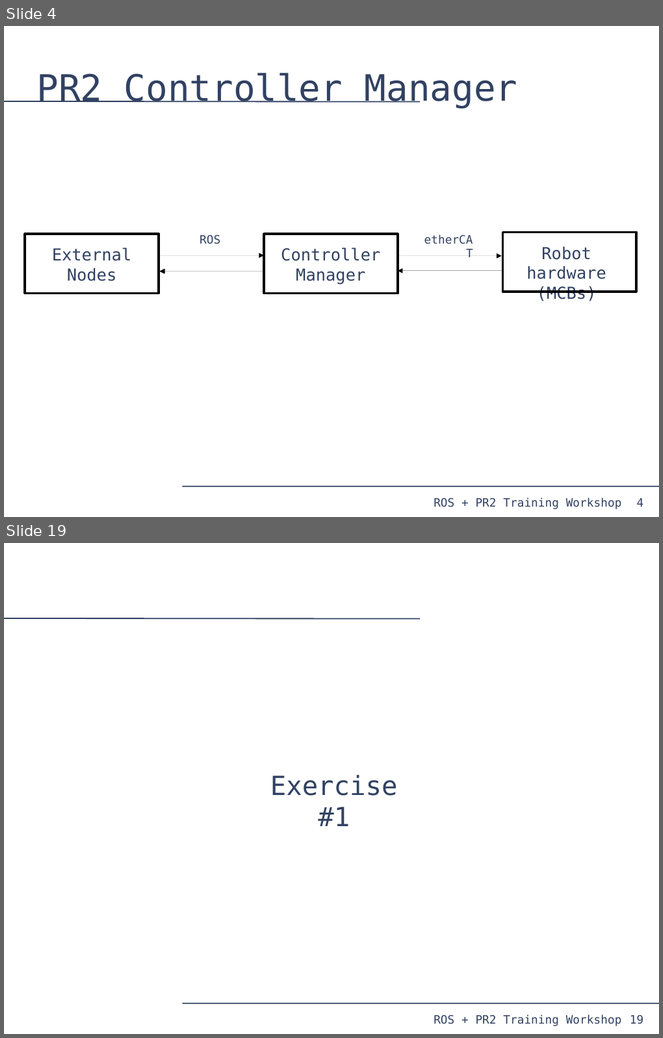
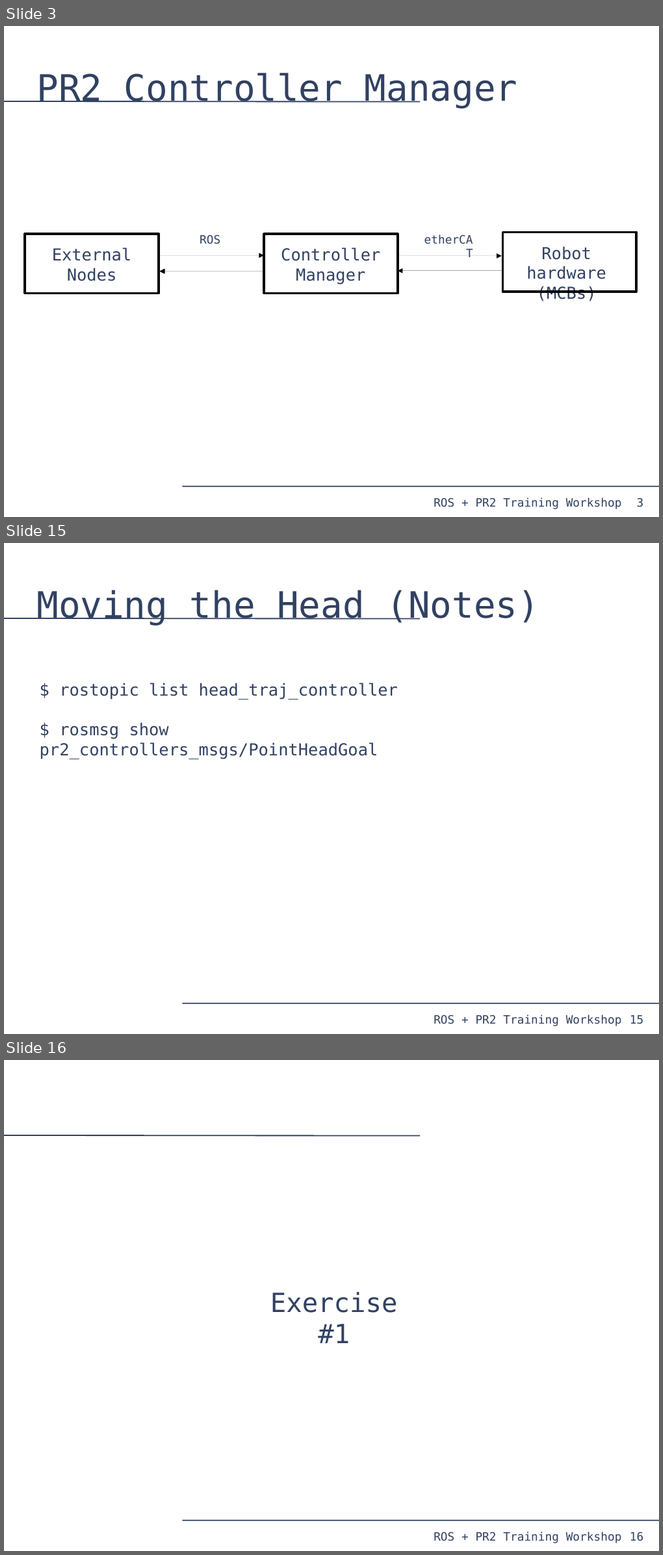
Before and after one commit to PR2/pr2_docs, a slide deck: pr2_training_workshop/moving_mechanism/slides.odp. Shown one above the other, each under a label of ours: slides 4 and 19 before the commit, slides 3, 15 and 16 after it; the slides between them are not shown. The pictures are 663x1038 and 663x1555 pixels, drawn with LibreOffice and Linux fonts; fonts in the diff are those of the drawing. Boxes give left, top, right and bottom in pixels: in the first picture for what was removed or moved away, otherwise in the second. Text is boxed around its words. In the diff, an @@ line names an element or a change of style, - is before the commit and + after.

Commit message:
Presentation stripped to be a demonstration, finished up to trajectory/arm control.

```diff
--- a/pr2_training_workshop/moving_mechanism/slides.odp
+++ b/pr2_training_workshop/moving_mechanism/slides.odp
@@ slide 15 added at box(4, 543, 659, 1034), background #FFFFFF; not listed: 4 template elements that a slide beside it also shows @@
@@ title added at box(36, 590, 540, 626), 44 pt, text #314162 @@
+Moving the Head (Notes)
@@ text added at box(40, 683, 398, 759), 20 pt, text #314162 @@
+$ rostopic list head_traj_controller
+$ rosmsg show pr2_controllers_msgs/PointHeadGoal
@@ what was slide 4 is now slide 3 @@
@@ page number at box(637, 499, 644, 508): text changed @@
-4
+3
@@ what was slide 19 is now slide 16 @@
@@ page number at box(630, 1533, 644, 1542): text changed @@
-19
+16
```
Also in this commit, not shown: 1 slide changed, 11 other slides added, 14 slides removed, 7 other files.
